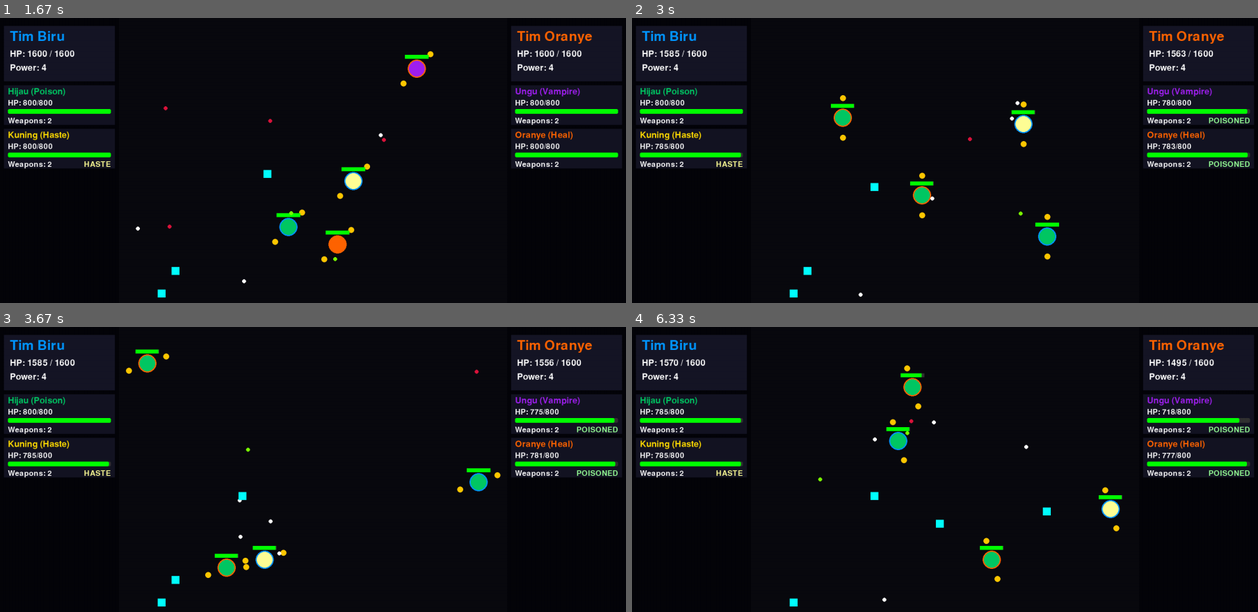
Above: before the commit, frames 1-4 (two rows, left to right).
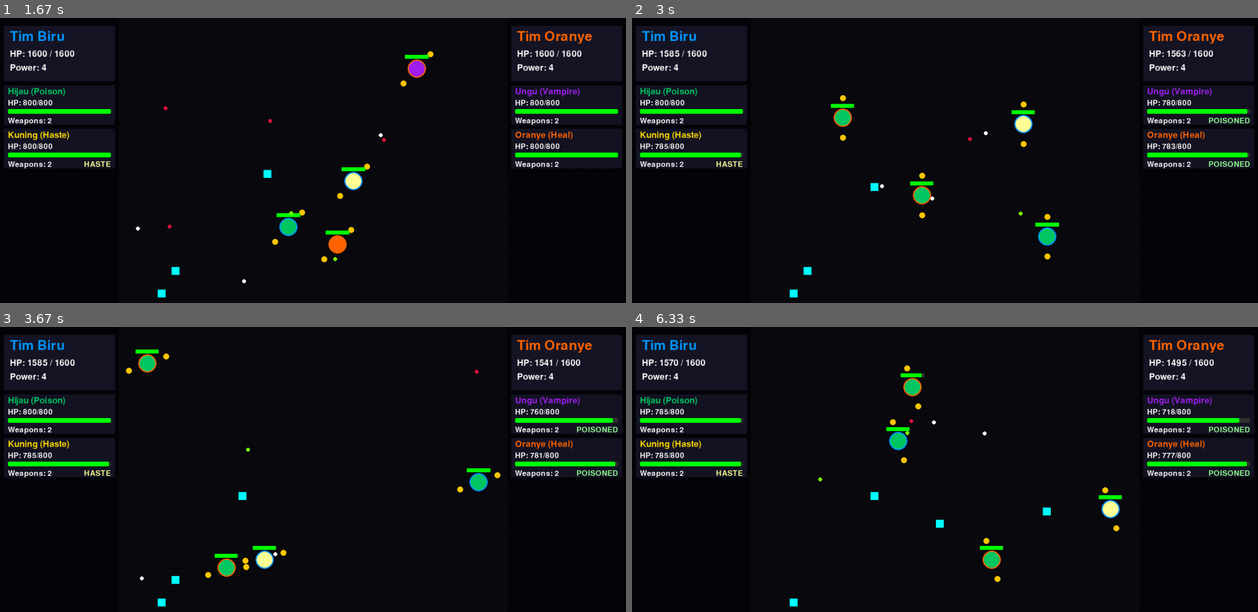
Above: after the commit, the same moments.

Repository: helloafterworld/data-science-no-tabi
Game: pygame game, started from Desktop/DS/LR4-GAME2/main.py
The game is run twice, just before and just after one commit, with the same random seed, the same clock (stepped at 60 frames per second) and the same inputs.
Inputs:
- Up to frame 1 (1.67 s): click "Mulai Pertandingan" at 0.38 s
- Up to frame 2 (3 s): no input
- Up to frame 3 (3.67 s): no input
- Up to frame 4 (6.33 s): no input

Frame 1 is identical in both runs. In frame 2, less than 0.1% of the frame differs, in the area x 36-62%, y 29-98%; in frame 3, 0.2%, in the area x 22-99%, y 11-90%; in frame 4, less than 0.1%.

Commit message:
Add new rapid dhoteffect

Diff:
--- a/Desktop/DS/LR4-GAME2/classes.py
+++ b/Desktop/DS/LR4-GAME2/classes.py
@@ -7,10 +7,18 @@
 
 # --- KELAS PROYEKTIL (Didefinisikan lebih dulu agar bisa digunakan di kelas lain) ---
 class Projectile:
-    def __init__(self, start_pos, target_obj, owner=None, is_special=False):
+    # Di dalam kelas Projectile
+
+    def __init__(self, start_pos, target_obj, owner=None, is_special=False, is_hasted=False): # <-- Tambah is_hasted
         self.pos = pygame.math.Vector2(start_pos)
         self.target, self.owner, self.is_special = target_obj, owner, is_special
-        self.damage, self.speed = 15, 10
+        self.damage = 15
+
+        # --- PERUBAHAN DI SINI ---
+        base_speed = 10
+        # Jika 'is_hasted' bernilai True, kecepatan digandakan
+        self.speed = base_speed * 2.0 if is_hasted else base_speed
+
         direction = pygame.math.Vector2(self.target.rect.center) - self.pos
         self.velocity = direction.normalize() * self.speed if direction.length() > 0 else pygame.math.Vector2(0, -1) * self.speed
 
@@ -112,11 +120,15 @@
         self.rect.centerx = self.owner.rect.centerx + self.orbit_distance * math.cos(angle)
         self.rect.centery = self.owner.rect.centery + self.orbit_distance * math.sin(angle)
         if self.cooldown_timer > 0: self.cooldown_timer -= 1
-    def shoot(self, target, haste_multiplier=0.4):
+    def shoot(self, target, haste_multiplier=1.0, is_hasted=False): # <-- Tambahkan is_hasted
         if self.cooldown_timer <= 0:
-            proj_class = {"poison": PoisonProjectile, "lifesteal": LifestealProjectile, "homing": HomingProjectile, "snowball": SnowBallProjectile}.get(self.projectile_type, Projectile)
+            proj_class = {"poison": PoisonProjectile, "lifesteal": LifestealProjectile, "homing": HomingProjectile}.get(self.projectile_type, Projectile)
             owner_arg = self.owner if self.projectile_type == "lifesteal" else None
-            new_projectile = proj_class(self.rect.center, target, owner=owner_arg)
+
+            # --- PERUBAHAN DI SINI ---
+            # Teruskan status 'is_hasted' saat membuat proyektil
+            new_projectile = proj_class(self.rect.center, target, owner=owner_arg, is_hasted=is_hasted)
+
             self.cooldown_timer = self.shoot_cooldown / haste_multiplier
             return new_projectile
         return None
@@ -151,18 +163,25 @@
         if self.rect.left <= arena_rect.left or self.rect.right >= arena_rect.right: self.speed_x *= -1
         if self.rect.top <= arena_rect.top or self.rect.bottom >= arena_rect.bottom: self.speed_y *= -1
         self.rect.clamp_ip(arena_rect)
+
     def update_weapons(self):
         new_projectiles = []
         self.orbit_angle += 0.03
         haste_multiplier = 2.0 if self.haste_timer > 0 else 1.0
+
+        # --- PERUBAHAN DI SINI ---
+        is_hasted = self.haste_timer > 0 # Cek apakah status Haste aktif
+
         for i, weapon in enumerate(self.weapons):
             angle = self.orbit_angle + (i * (2 * math.pi / len(self.weapons)))
             weapon.update(angle)
             living_opponents = [opp for opp in self.opponents if opp.current_hp > 0]
             if living_opponents:
-                new_proj = weapon.shoot(random.choice(living_opponents), haste_multiplier)
+                # Kirim status 'is_hasted' saat menembak
+                new_proj = weapon.shoot(random.choice(living_opponents), haste_multiplier, is_hasted)
                 if new_proj: new_projectiles.append(new_proj)
         return new_projectiles
+
     def update_status_effects(self):
         if self.slow_timer > 0: self.slow_timer -= 1; self.speed_multiplier = 1.0 if self.slow_timer == 0 else self.speed_multiplier
         if self.haste_timer > 0: self.haste_timer -= 1; self.speed_multiplier = 1.0 if self.haste_timer == 0 else self.speed_multiplier
